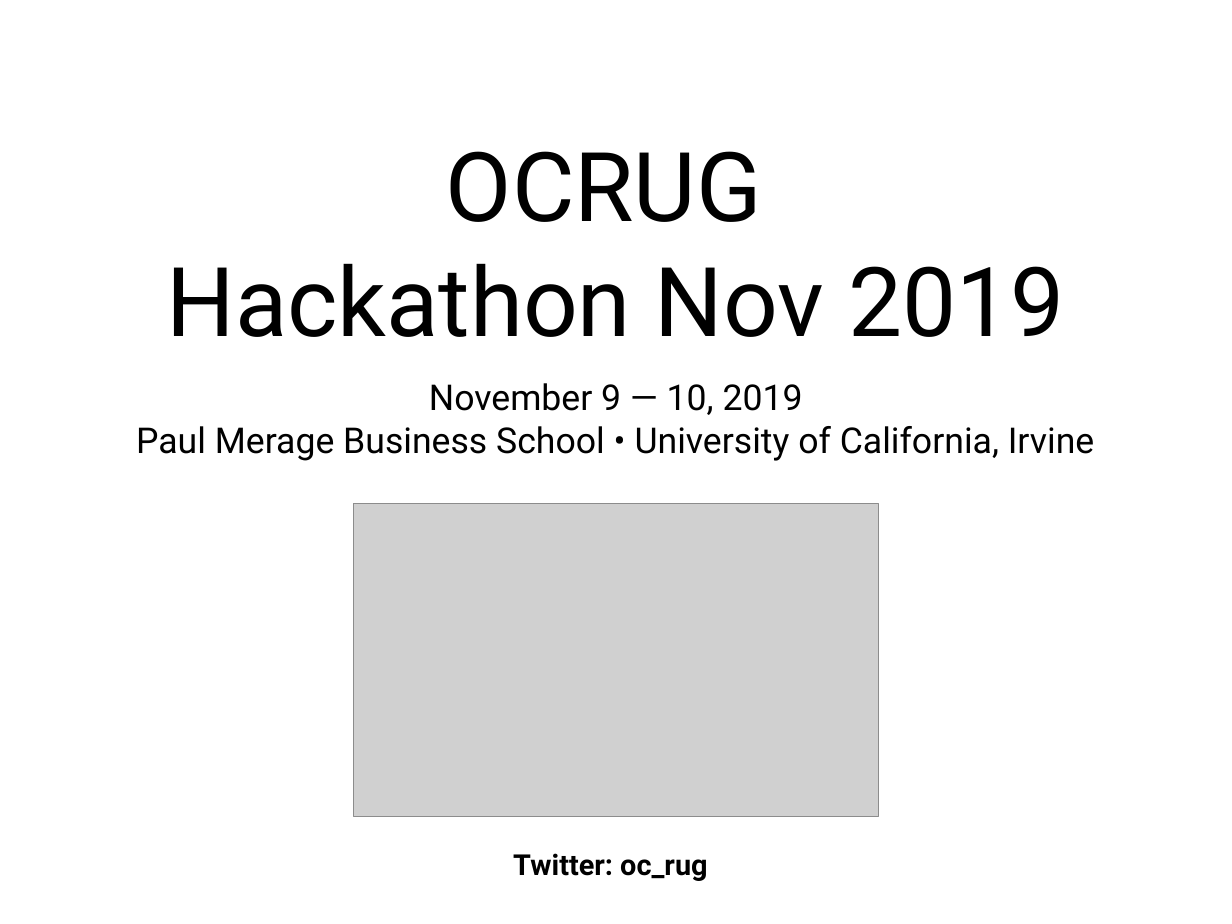
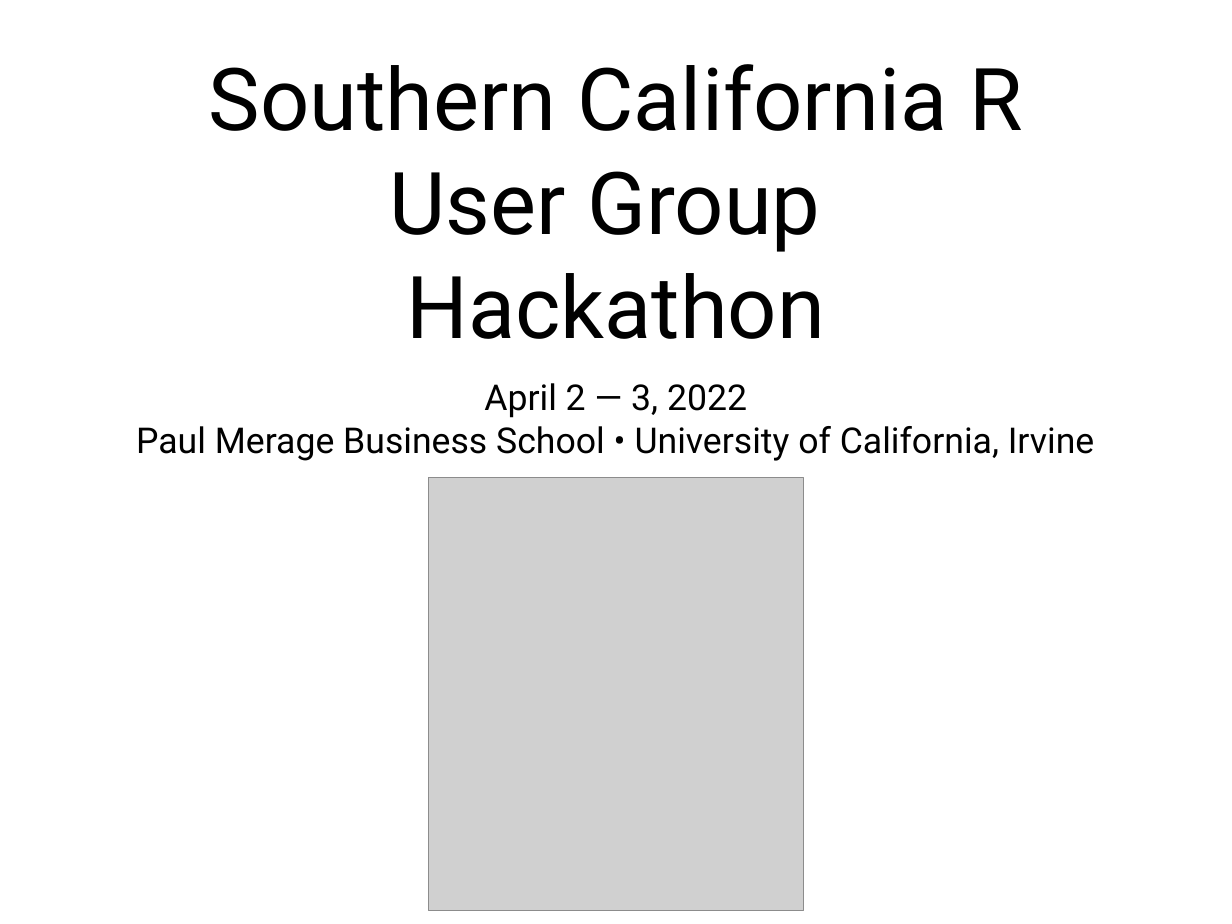
Before and after one commit to socalrug/hackathon-2022-04, a slide deck: slide 1 of admin/intro_slides/hackathon_intro_slides.pptx. Drawn at 1232x924 pixels with LibreOffice and Linux fonts; fonts in the diff are those of the drawing; grey boxes stand for pictures. Boxes give left, top, right and bottom in pixels: in the first picture for what was removed or moved away, otherwise in the second. Text is boxed around its words. In the diff, an @@ line names an element or a change of style, - is before the commit and + after.

```diff
--- a/admin/intro_slides/hackathon_intro_slides.pptx
+++ b/admin/intro_slides/hackathon_intro_slides.pptx
@@ title at (209,64,1022,339): text changed; size 80 to 72 pt @@
-OCRUG
-Hackathon Nov 2019
+Southern California R User Group
+Hackathon
@@ subtitle at (136,383,1094,461): text changed @@
-November 9 — 10, 2019
-Paul Merage Business School • University of California, Irvine
+April 2 — 3, 2022
+Paul Merage Business School • University of California, Irvine
@@ picture: place and size @@
-picture at (354,503,879,816)
+picture at (429,477,804,911)
@@ text removed at (513,853,707,881) @@
-Twitter: oc_rug
```
Also in this commit, not shown: 6 other slides changed, 1 slide added, 1 slide removed, 2 other files.
